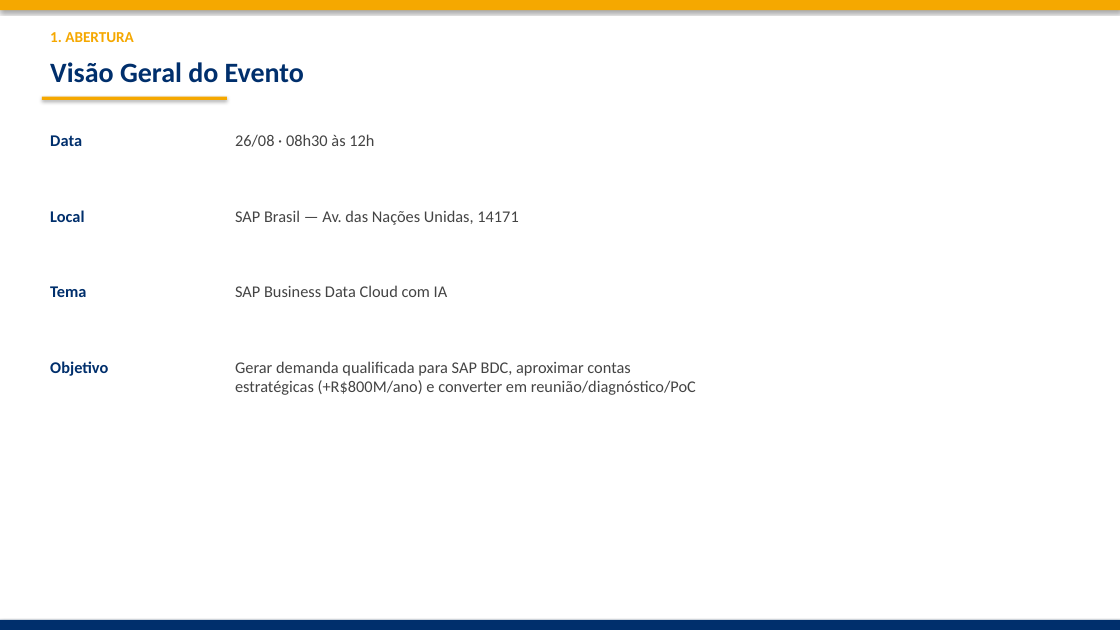
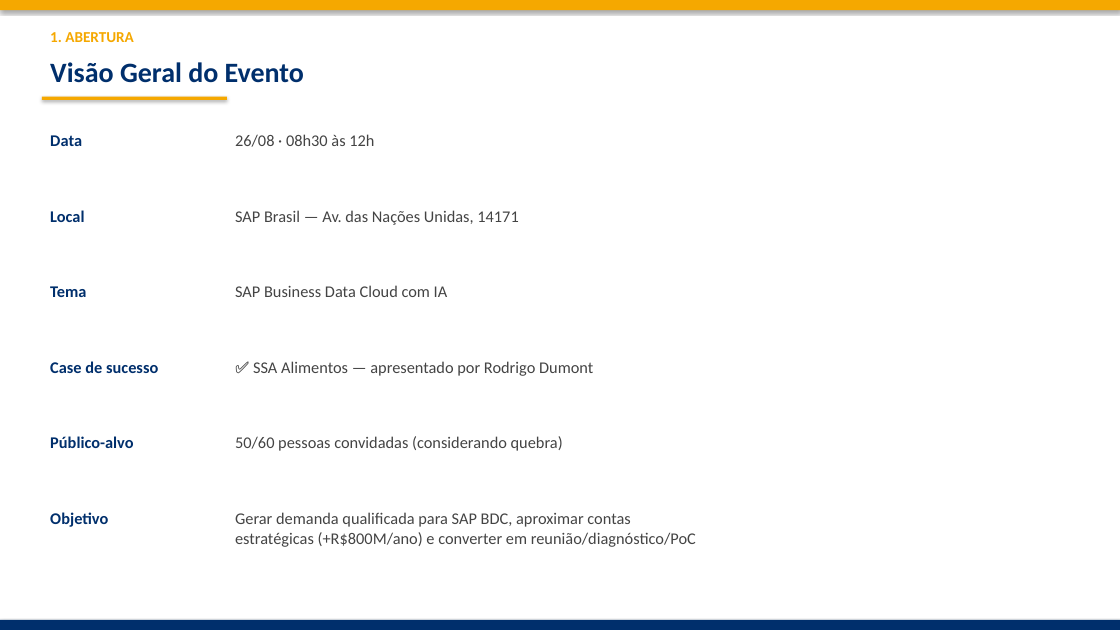
Before and after one commit to frsant96-gif/marketing-agents, a slide deck: slide 2 of eventos/sap-bdc-innovation-day-2026/SAP_BDC_Kickoff_16h_2026-08-14.pptx. Drawn at 1120x630 pixels with LibreOffice and Linux fonts; fonts in the diff are those of the drawing. Boxes give left, top, right and bottom in pixels: in the first picture for what was removed or moved away, otherwise in the second. Text is boxed around its words. In the diff, an @@ line names an element or a change of style, - is before the commit and + after.

```diff
--- a/eventos/sap-bdc-innovation-day-2026/SAP_BDC_Kickoff_16h_2026-08-14.pptx
+++ b/eventos/sap-bdc-innovation-day-2026/SAP_BDC_Kickoff_16h_2026-08-14.pptx
@@ text at [50, 361, 158, 373]: text changed @@
-Objetivo
+Case de sucesso
@@ text at [253, 361, 593, 376]: text changed @@
-Gerar demanda qualificada para SAP BDC, aproximar contas
-estratégicas (+R$800M/ano) e converter em reunião/diagnóstico/PoC
+✅ SSA Alimentos — apresentado por Rodrigo Dumont
@@ text added at [50, 436, 133, 448], 14 pt, text #002F6C, bold @@
+Público-alvo
@@ text added at [235, 436, 563, 451], 14 pt, text #444444 @@
+50/60 pessoas convidadas (considerando quebra)
@@ text added at [50, 512, 108, 527], 14 pt, text #002F6C, bold @@
+Objetivo
@@ text added at [235, 512, 696, 547], 14 pt, text #444444 @@
+Gerar demanda qualificada para SAP BDC, aproximar contas
+estratégicas (+R$800M/ano) e converter em reunião/diagnóstico/PoC
```
Also in this commit, not shown: 4 other slides changed, 1 slide added, 1 other file.
